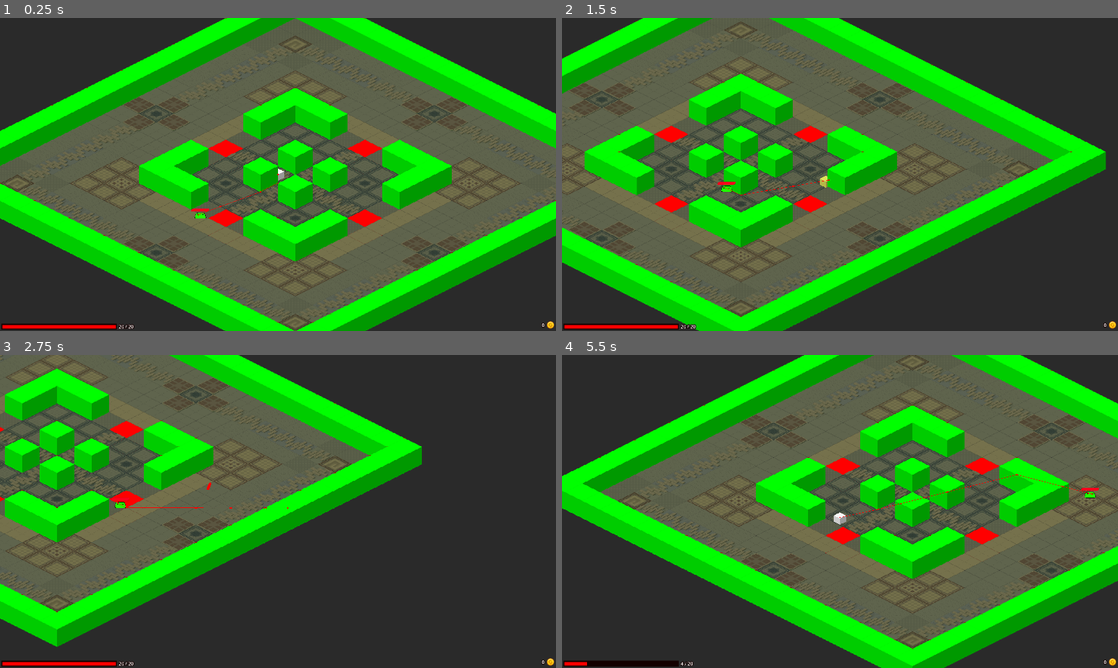
Above: before the commit, frames 1-4 (two rows, left to right).
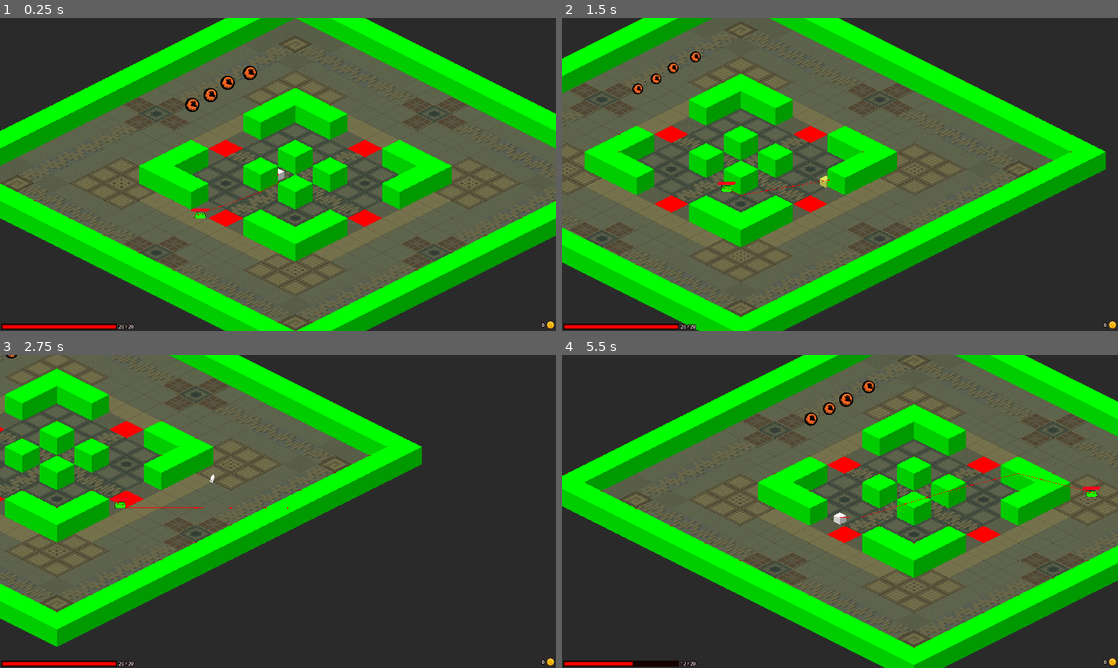
Above: after the commit, the same moments.

Repository: RexRoTheRacingCar/Game_Dev_Level_3
Game: Godot game, scene res://scenes/main/game.tscn
The game is run twice, just before and just after one commit, with the same random seed, the same clock (stepped at 60 frames per second) and the same inputs.
Inputs (mouse positions are in pixels of both pictures, inside the frame that each line leads up to):
- Up to frame 1 (0.25 s): no input
- Up to frame 2 (1.5 s): move the mouse to (962, 158) at 0.52 s; hold D (right) 0.53-1.28 s; tap Space (dash) at 0.6, 1.35 s; move the mouse to (728, 190) at 1.27 s; hold S (down) from 1.28 s (still down)
- Up to frame 3 (2.75 s): move the mouse to (333, 442) at 2.02 s; release S (down) at 2.03 s; press the mouse at (333, 442) at 2.03 s; hold D (right) from 2.03 s (still down); tap Space (dash) at 2.3 s
- Up to frame 4 (5.5 s): move the mouse to (812, 574) at 2.77 s; release D (right) at 2.78 s; release the mouse at (812, 574) at 2.78 s; hold W (up) 2.78-3.53 s; tap Space (dash) at 2.85, 3.6, 4.55, 5.1 s; move the mouse to (1006, 558) at 3.52 s; hold A (left) 3.53-5.03 s; move the mouse to (673, 464) at 4.27 s; click (673, 464) at 4.35 s; move the mouse to (867, 511) at 5.02 s; hold S (down) from 5.03 s (still down)

The runs differ from the first frame. In frame 1, 0.4% of the frame differs, in the area x 33-47%, y 15-30%; in frame 2, 0.2%; in frame 3, less than 0.1%; in frame 4, 7.8%, in the area x 0-100%, y 0-100%.

Commit message:
Reworks
Added new bullet asset and skew.
Reworked speed upgrade to only add.
Reworked the dash, you can dash quickly multiple times in a row, but it has a cooldown.

Diff:
--- a/game_level_3/misc/resources/upgrades/speed_player_upgrade.tres
+++ b/game_level_3/misc/resources/upgrades/speed_player_upgrade.tres
@@ -9,6 +9,6 @@
 
 [resource]
 script = ExtResource("1_ltrmb")
-player_speed_increase = 1.15
+player_speed_increase = 65.0
 texture = SubResource("AtlasTexture_nd3up")
 upgrade_type = "p_upgrades"
--- a/game_level_3/scenes/entity/stat_upgrade.tscn
+++ b/game_level_3/scenes/entity/stat_upgrade.tscn
@@ -188,14 +188,12 @@
 animation_player = NodePath("AnimationPlayer")
 sprite = NodePath("Sprite2D")
 upgrade = ExtResource("2_j77ai")
-needs_update = true
 
 [node name="CollisionShape2D" type="CollisionShape2D" parent="."]
 position = Vector2(0, 20)
 shape = SubResource("RectangleShape2D_vur6x")
 
 [node name="Sprite2D" type="Sprite2D" parent="."]
-z_index = 1
 y_sort_enabled = true
 position = Vector2(0, 50)
 texture = SubResource("AtlasTexture_eutvc")
@@ -204,6 +202,6 @@
 libraries = {
 "": SubResource("AnimationLibrary_wg86a")
 }
-speed_scale = 1.09031
+speed_scale = 1.07399
 
 [connection signal="body_entered" from="." to="." method="_on_body_entered"]
--- a/game_level_3/scenes/main/bullet.tscn
+++ b/game_level_3/scenes/main/bullet.tscn
@@ -1,23 +1,44 @@
-[gd_scene load_steps=5 format=3 uid="uid://c8ntcgi3rcq2"]
+[gd_scene load_steps=7 format=3 uid="uid://c8ntcgi3rcq2"]
 
 [ext_resource type="Script" path="res://scripts/main/bullet.gd" id="1_c138i"]
 [ext_resource type="Script" path="res://scripts/components/hurtbox_component.gd" id="2_va2l5"]
+[ext_resource type="Texture2D" uid="uid://c7tw33sb8qxl5" path="res://assets/art/ui/pickups.png" id="3_gla5n"]
+
+[sub_resource type="AtlasTexture" id="AtlasTexture_4bivj"]
+atlas = ExtResource("3_gla5n")
+region = Rect2(200, 200, 100, 100)
+
+[sub_resource type="CapsuleShape2D" id="CapsuleShape2D_wsiv1"]
+radius = 6.0
 
 [sub_resource type="CircleShape2D" id="CircleShape2D_5tywq"]
 radius = 1.0
-
-[sub_resource type="CircleShape2D" id="CircleShape2D_r4h8c"]
-radius = 11.0
 
 [node name="Bullet" type="CharacterBody2D" node_paths=PackedStringArray("hurtbox", "death_timer_node", "collision_timer_node", "sprite")]
 y_sort_enabled = true
 collision_layer = 16
 collision_mask = 16
 script = ExtResource("1_c138i")
-hurtbox = NodePath("HurtboxComponent")
+hurtbox = NodePath("Sprite/HurtboxComponent")
 death_timer_node = NodePath("DeleteTimer")
 collision_timer_node = NodePath("CollisionTimer")
 sprite = NodePath("Sprite")
+
+[node name="Sprite" type="Sprite2D" parent="."]
+y_sort_enabled = true
+scale = Vector2(0.4, 0.3)
+texture = SubResource("AtlasTexture_4bivj")
+
+[node name="HurtboxComponent" type="Area2D" parent="Sprite"]
+scale = Vector2(2.5, 3.33333)
+collision_layer = 8
+collision_mask = 8
+script = ExtResource("2_va2l5")
+
+[node name="CollisionShape2D" type="CollisionShape2D" parent="Sprite/HurtboxComponent"]
+position = Vector2(-1, 0)
+rotation = 1.5708
+shape = SubResource("CapsuleShape2D_wsiv1")
 
 [node name="CollisionShape2D" type="CollisionShape2D" parent="."]
 shape = SubResource("CircleShape2D_5tywq")
@@ -29,21 +50,7 @@
 [node name="CollisionTimer" type="Timer" parent="."]
 one_shot = true
 
-[node name="HurtboxComponent" type="Area2D" parent="."]
-collision_layer = 8
-collision_mask = 8
-script = ExtResource("2_va2l5")
-
-[node name="CollisionShape2D" type="CollisionShape2D" parent="HurtboxComponent"]
-shape = SubResource("CircleShape2D_r4h8c")
-
-[node name="Sprite" type="Polygon2D" parent="."]
-y_sort_enabled = true
-scale = Vector2(2, 1.5)
-color = Color(1, 0, 0, 1)
-polygon = PackedVector2Array(7, 0, 5, -3, -4, -3, -5, -2, -6, -3, -6, -3, -6, -3, -7, -3, -7, 3, -6, 3, -5, 2, -4, 3, 5, 3)
-
+[connection signal="body_entered" from="Sprite/HurtboxComponent" to="Sprite/HurtboxComponent" method="_on_body_entered"]
+[connection signal="body_exited" from="Sprite/HurtboxComponent" to="Sprite/HurtboxComponent" method="_on_body_exited"]
 [connection signal="timeout" from="DeleteTimer" to="." method="_on_delete_timer_timeout"]
 [connection signal="timeout" from="CollisionTimer" to="." method="_on_collision_timer_timeout"]
-[connection signal="body_entered" from="HurtboxComponent" to="HurtboxComponent" method="_on_body_entered"]
-[connection signal="body_exited" from="HurtboxComponent" to="HurtboxComponent" method="_on_body_exited"]
--- a/game_level_3/scenes/main/game.tscn
+++ b/game_level_3/scenes/main/game.tscn
@@ -1,11 +1,13 @@
-[gd_scene load_steps=7 format=4 uid="uid://bhusb8ekekxkj"]
+[gd_scene load_steps=9 format=4 uid="uid://bhusb8ekekxkj"]
 
 [ext_resource type="PackedScene" uid="uid://bom22ublhv6f4" path="res://scenes/main/player_ui.tscn" id="1_keorb"]
 [ext_resource type="PackedScene" uid="uid://biv2erpftkxlb" path="res://scenes/main/player.tscn" id="1_vr3do"]
 [ext_resource type="TileSet" uid="uid://fxfnm3yb88aw" path="res://misc/resources/tilesets/test_tileset.tres" id="2_brnf4"]
 [ext_resource type="PackedScene" uid="uid://dk6tq8iiesp0e" path="res://scenes/components/hurtbox_component.tscn" id="3_tmc20"]
 [ext_resource type="PackedScene" uid="uid://01j0ju22xu5y" path="res://scenes/entity/enemy/test_enemy.tscn" id="4_qyhbx"]
+[ext_resource type="PackedScene" uid="uid://dnol7wny77myh" path="res://scenes/entity/stat_upgrade.tscn" id="5_addet"]
 [ext_resource type="PackedScene" uid="uid://pmudi5spt44d" path="res://scenes/main/pause_menu.tscn" id="6_8na6d"]
+[ext_resource type="Resource" uid="uid://dbvxn1t66c5j8" path="res://misc/resources/upgrades/speed_player_upgrade.tres" id="6_tk4a8"]
 
 [node name="Game" type="Node2D"]
 y_sort_enabled = true
@@ -68,6 +70,22 @@
 [node name="TestEnemy" parent="." instance=ExtResource("4_qyhbx")]
 position = Vector2(-300, 143)
 
+[node name="StatUpgrade" parent="." instance=ExtResource("5_addet")]
+position = Vector2(-296, -239)
+upgrade = ExtResource("6_tk4a8")
+
+[node name="StatUpgrade2" parent="." instance=ExtResource("5_addet")]
+position = Vector2(-174, -315)
+upgrade = ExtResource("6_tk4a8")
+
+[node name="StatUpgrade3" parent="." instance=ExtResource("5_addet")]
+position = Vector2(-233, -273)
+upgrade = ExtResource("6_tk4a8")
+
+[node name="StatUpgrade4" parent="." instance=ExtResource("5_addet")]
+position = Vector2(-97, -349)
+upgrade = ExtResource("6_tk4a8")
+
 [node name="PlayerUI" parent="." instance=ExtResource("1_keorb")]
 layer = 12
 follow_viewport_enabled = false
--- a/game_level_3/scripts/main/bullet.gd
+++ b/game_level_3/scripts/main/bullet.gd
@@ -11,10 +11,10 @@
 
 
 @export_group("Bullet Stats")
-@export var speed : float = 650.0
+@export var speed : float = 800.0
 @export var damage : int = 5
 @export var max_pierce : int = 1
-@export var life_time : float = 0.8
+@export var life_time : float = 0.6
 @export var collision_time : float = 0.15
 
 var current_pierce_count := 0
@@ -29,15 +29,8 @@
 	current_pierce_count = 1
 	collision_hit = false
 
-	if sprite:
-		sprite.look_at(get_global_mouse_position())
+	call_deferred("update_bullet")
 
-	if hurtbox:
-		hurtbox.hurtbox_hit.connect(on_enemy_hit)
-		hurtbox.hurtbox_exited.connect(enemy_un_hit)
-		hurtbox.monitoring = false
-		await get_tree().create_timer(0.1, false).timeout
-		hurtbox.monitoring = true
 
 
 #---------------------------------------------------------------------------------------------------------------------------
@@ -51,6 +44,19 @@
 
 	if collision:
 		queue_free()
+
+
+#---------------------------------------------------------------------------------------------------------------------------
+func update_bullet():
+	if sprite:
+		sprite.look_at(get_global_mouse_position())
+		sprite.skew = (sin(0.075 * (sprite.rotation_degrees))) / 3
+	if hurtbox:
+		hurtbox.hurtbox_hit.connect(on_enemy_hit)
+		hurtbox.hurtbox_exited.connect(enemy_un_hit)
+		hurtbox.monitoring = false
+		await get_tree().create_timer(0.1, false).timeout
+		hurtbox.monitoring = true
 
 
 #---------------------------------------------------------------------------------------------------------------------------
--- a/game_level_3/scripts/main/player.gd
+++ b/game_level_3/scripts/main/player.gd
@@ -18,25 +18,41 @@
 @export var P_FRICTION : int = 20000
 var p_vel_prep : Vector2
 
-@export var p_dash_delay : float = 0.4
+@export var p_dash_delay : float = 0.6
+@export var p_max_dash : int = 1
 @export var p_reload_time : float = 0.55
+
+@export var p_bullet_scene : PackedScene
+
+#Setter variables
+@export var p_is_dashing : bool = false : #If dashing or
+	set(new_value):
+		p_is_dashing = new_value
+		if p_is_dashing == true:
+			$PlaceholderSprite2D.self_modulate = Color("e3e65a")
+			await get_tree().create_timer(0.25, false).timeout
+			p_is_dashing = false
+			$PlaceholderSprite2D.self_modulate = Color("ffffff")
+		else:
+			$PlaceholderSprite2D.self_modulate = Color("ffffff")
+
+var p_consecutive_dash : int = 0 : #How many dashes the payer has done, resets after last dash
+	set(new_value):
+		p_consecutive_dash = new_value
+		if p_consecutive_dash != 0:
+			if p_dash_timer.is_stopped() == false:
+				p_dash_timer.stop()
+			p_dash_timer.start(p_dash_delay)
+
+			p_is_dashing = true
+
 @export var p_bullet_amount : int = 1 :
 	set(new_value): #Update the bullet spread basd on bullet amount
 		p_bullet_amount = new_value
 		@warning_ignore("integer_division")
 		p_bullet_spread = ((15 * p_bullet_amount) - 15) / (p_bullet_amount * 1.5)
 
-@export var p_bullet_scene : PackedScene
-
-#Misc variables
-var p_dashing : bool = false
-var p_attacking : bool = false
-var p_bullet_upgrades : Array = []
-var p_can_shoot : bool = true
-var p_bullet_spread : float = 0.0
-
-#Apply upgrades to player
-var p_upgrades : BaseUpgrade = null :
+var p_upgrades : BaseUpgrade = null : #Apply upgrades to player
 	set(new_value):
 		p_upgrades = new_value
 		if p_upgrades != null:
@@ -44,12 +60,20 @@
 			p_upgrades = null
 
 
+#Misc Variables
+var p_attacking : bool = false
+var p_bullet_upgrades : Array = []
+var p_can_shoot : bool = true
+var p_bullet_spread : float = 0.0
+
+
 #---------------------------------------------------------------------------------------------------------------------------
 func _ready():
 	#Variable prep
 	p_attacking = false
-	p_dashing = false
 	p_can_shoot = true
+	p_is_dashing = false
+	p_consecutive_dash = 0
 
 	p_vel_prep = Vector2.ZERO
 	velocity = Vector2.ZERO
@@ -102,13 +126,9 @@
 #---------------------------------------------------------------------------------------------------------------------------
 #Player Dash Function
 func player_dash(p_input):
-	if p_dashing == false and p_input:
-		p_dashing = true
+	if p_input and p_consecutive_dash <= p_max_dash:
 		p_vel_prep = p_input * 2200
-
-		p_dash_timer.start(p_dash_delay)
-
-		$PlaceholderSprite2D.self_modulate = Color("e3e65a")
+		p_consecutive_dash += 1
 
 
 #---------------------------------------------------------------------------------------------------------------------------
@@ -146,7 +166,7 @@
 #---------------------------------------------------------------------------------------------------------------------------
 #Player damage function
 func player_hit_signalled(hurtbox: HurtboxComponent):
-	if p_dashing == false:
+	if p_consecutive_dash == 0:
 		#Variables changed
 		p_health_component.health -= hurtbox.hurt_damage
 		p_vel_prep *= -hurtbox.hurt_knockback
@@ -165,17 +185,13 @@
 #---------------------------------------------------------------------------------------------------------------------------
 #Player has 0 HP
 func player_no_health():
-
 	get_tree().quit()
 
 
 #---------------------------------------------------------------------------------------------------------------------------
 #Player dash timer signal
 func _on_dash_timer_timeout():
-	if p_dashing == true:
-		p_dashing = false
-
-		$PlaceholderSprite2D.self_modulate = Color("ffffff")
+	p_consecutive_dash = 0
 
 
 #---------------------------------------------------------------------------------------------------------------------------
--- a/game_level_3/scripts/upgrades/base_bullet_upgrade.gd
+++ b/game_level_3/scripts/upgrades/base_bullet_upgrade.gd
@@ -7,10 +7,12 @@
 
 #---------------------------------------------------------------------------------------------------------------------------
 #Apply bullet upgrade to bullet (KEEP BLANK)
-func apply_upgrade(_bullet: Bullet):
+@warning_ignore("unused_parameter")
+func apply_upgrade(bullet: Bullet):
 	pass
 
 #---------------------------------------------------------------------------------------------------------------------------
 #Apply bullet upgrade to player (KEEP BLANK)
-func apply_player_upgrade(_player: Player):
+@warning_ignore("unused_parameter")
+func apply_player_upgrade(player: Player):
 	pass
--- a/game_level_3/scripts/upgrades/player_speed_upgrade.gd
+++ b/game_level_3/scripts/upgrades/player_speed_upgrade.gd
@@ -2,9 +2,9 @@
 extends BaseUpgrade
 class_name PlayerSpeedUpgrade
 
-@export var player_speed_increase : float = 1.15
+@export var player_speed_increase : float = 75
 
 #---------------------------------------------------------------------------------------------------------------------------
 #Apply bullet upgrade to player
 func apply_player_upgrade(player: Player):
-	player.p_speed *= player_speed_increase
+	player.p_speed += player_speed_increase
Binary file changed: game_level_3/assets/art/ui/pickups.png
